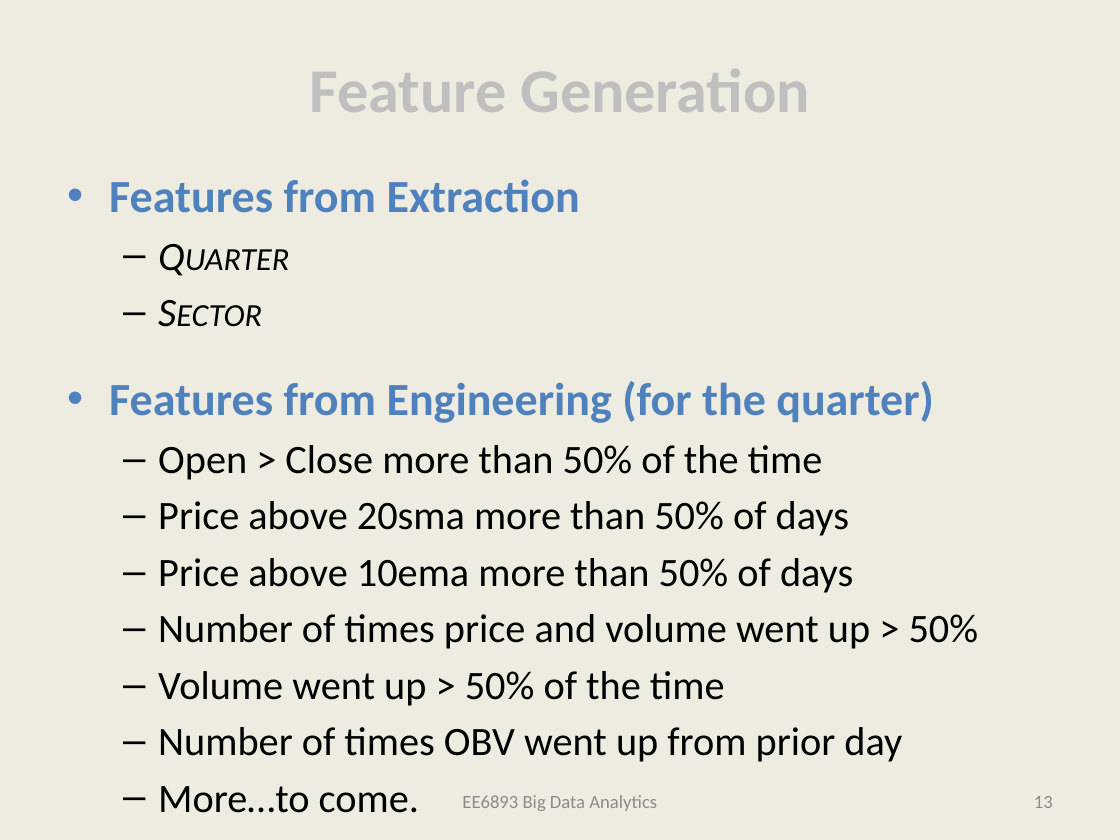
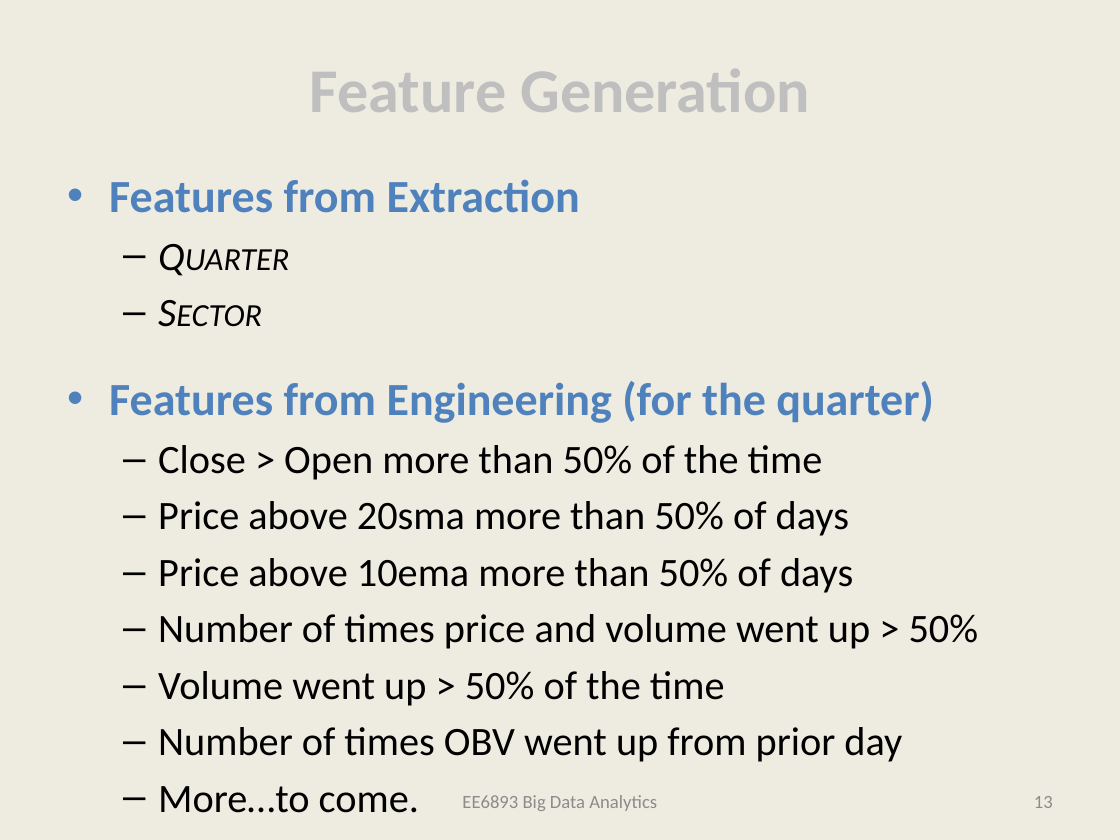
Before and after one commit to bertomartin/big-data-analytics, a slide deck: slide 12 of FinalPresentation.pptx. Drawn at 1120x840 pixels with LibreOffice and Linux fonts; fonts in the diff are those of the drawing. Boxes give left, top, right and bottom in pixels: in the first picture for what was removed or moved away, otherwise in the second. Text is boxed around its words. In the diff, an @@ line names an element or a change of style, - is before the commit and + after.

```diff
--- a/FinalPresentation.pptx
+++ b/FinalPresentation.pptx
@@ text at bbox=[158, 445, 823, 480]: text changed @@
-  – Open > Close more than 50% of the time
+  – Close > Open more than 50% of the time
```
Also in this commit, not shown: 1 other slide changed, 2 other files.
